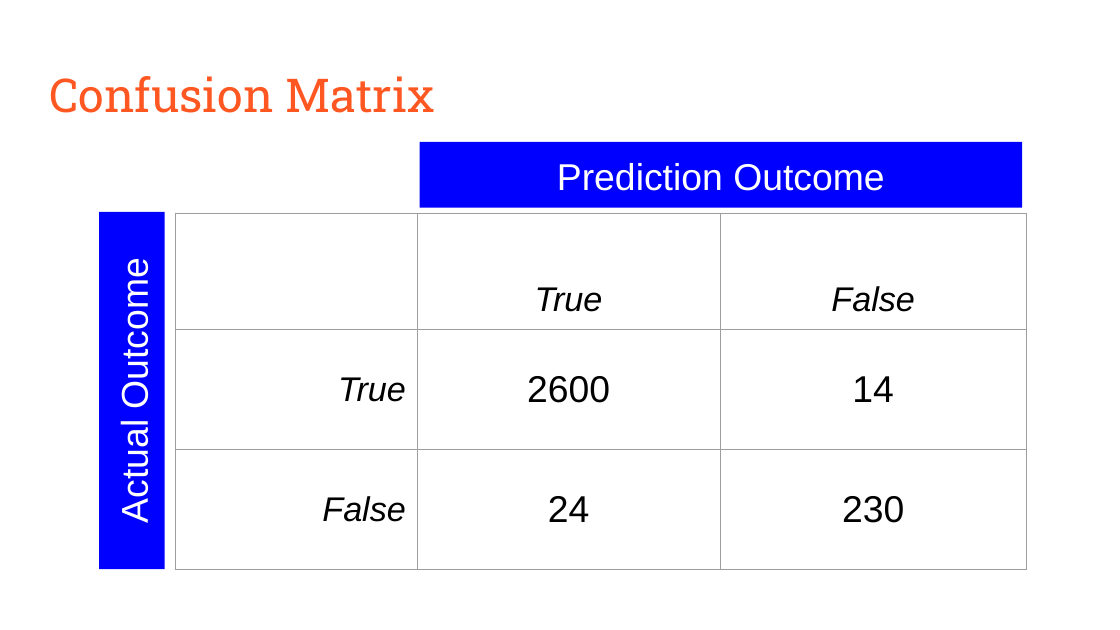
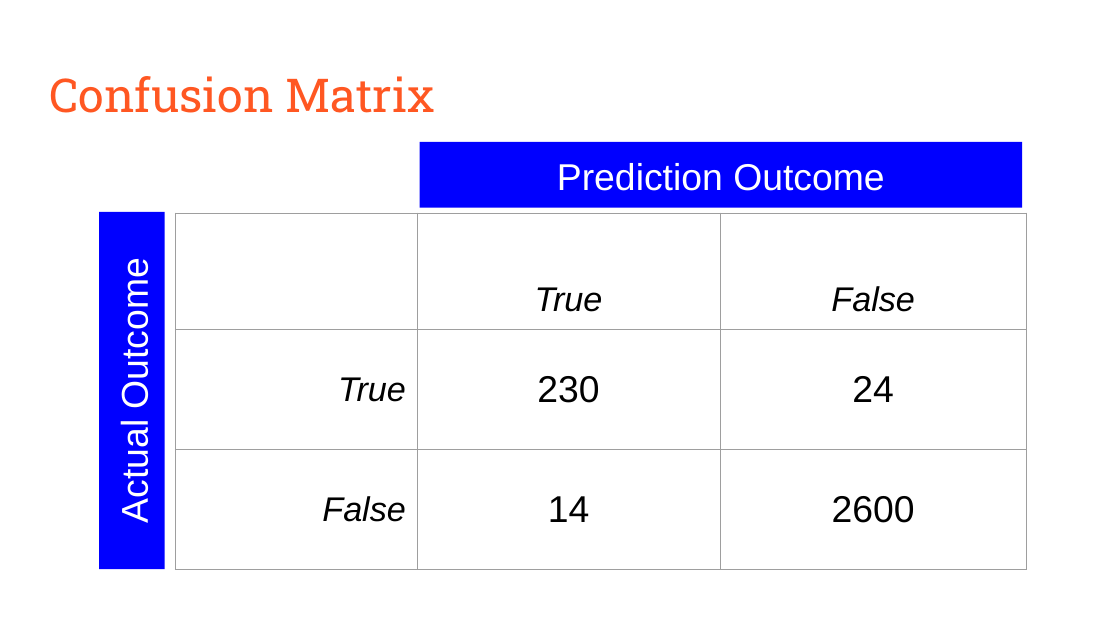
Before and after one commit to susiexsun/fraud_detection, a slide deck: slide 5 of Fraud_Detection.pptx. Drawn at 1120x630 pixels with LibreOffice and Linux fonts; fonts in the diff are those of the drawing. Boxes give left, top, right and bottom in pixels: in the first picture for what was removed or moved away, otherwise in the second. Text is boxed around its words. In the diff, an @@ line names an element or a change of style, - is before the commit and + after.

```diff
--- a/Fraud_Detection.pptx
+++ b/Fraud_Detection.pptx
@@ table at (176,213,1027,580) @@
-row 2, column 2: 2600
+row 2, column 2: 230
-row 2, column 3: 14
+row 2, column 3: 24
-row 3, column 2: 24
+row 3, column 2: 14
-row 3, column 3: 230
+row 3, column 3: 2600
```
Also in this commit, not shown: 1 other slide changed.
